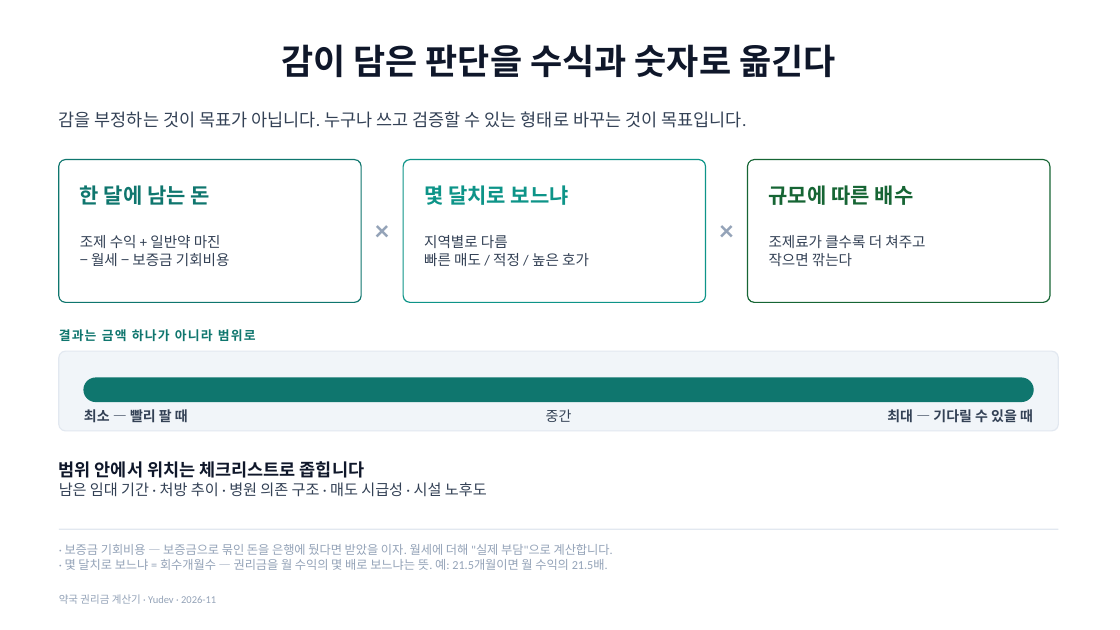
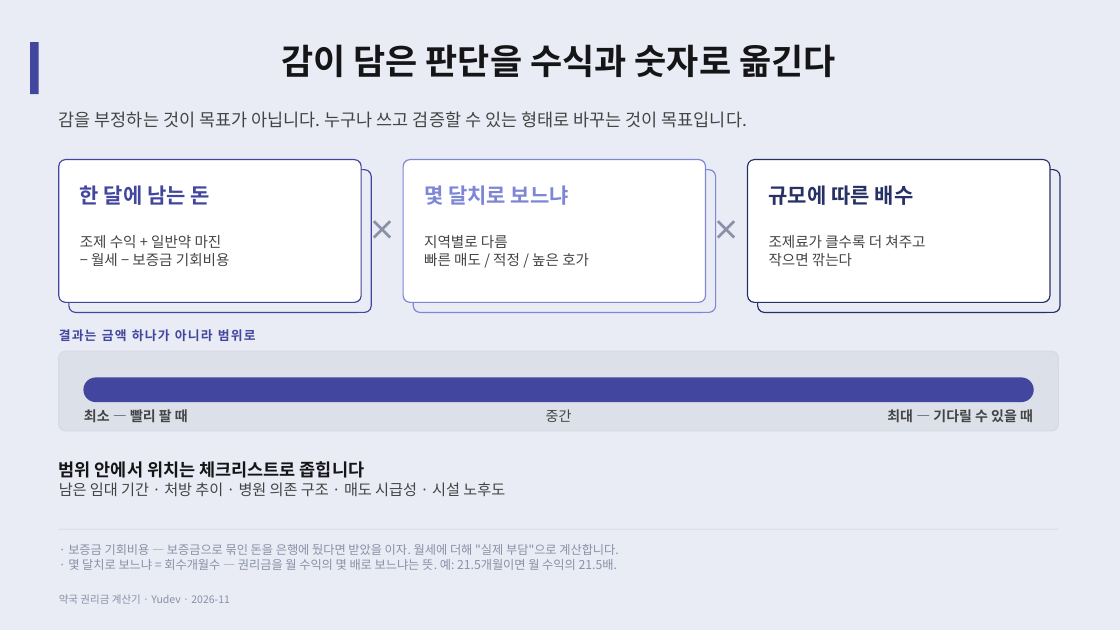
Before and after one commit to YUSEONCHUN/calculating, a slide deck: slide 5 of doc/slides/권리금계산기_프로젝트.pptx. Drawn at 1120x630 pixels with LibreOffice and Linux fonts; fonts in the diff are those of the drawing. Boxes give left, top, right and bottom in pixels: in the first picture for what was removed or moved away, otherwise in the second. Text is boxed around its words. In the diff, an @@ line names an element or a change of style, - is before the commit and + after.

```diff
--- a/doc/slides/권리금계산기_프로젝트.pptx
+++ b/doc/slides/권리금계산기_프로젝트.pptx
@@ background #FFFFFF to #E9ECF4 @@
@@ rectangle added at (30, 42, 39, 94), fill #42469F @@
@@ title "감이 담은 판단을 수식과 숫자로 ..." at (281, 44, 836, 77): font Cambria to Noto Sans CJK KR, text colour #0F172A to #151517 @@
@@ rounded rectangle added at (59, 160, 361, 302), fill #FFFFFF, outline #42469F 1 pt @@
@@ rounded rectangle: place and size @@
-rounded rectangle at (59, 160, 361, 302)
+rounded rectangle at (69, 170, 371, 313)
@@ rounded rectangle at (69, 170, 371, 313): fill #FFFFFF to #E9ECF4; outline #0F766E 1 pt to #42469F 1 pt @@
@@ text "한 달에 남는 돈" at (80, 185, 210, 205): font Calibri to Noto Sans CJK KR, text colour #0F766E to #42469F @@
@@ rounded rectangle at (403, 160, 706, 302): outline #0D9488 1 pt to #7E86D6 1 pt @@
@@ rounded rectangle added at (413, 170, 716, 313), fill #E9ECF4, outline #7E86D6 1 pt @@
@@ text "몇 달치로 보느냐" at (424, 185, 569, 205): font Calibri to Noto Sans CJK KR, text colour #0D9488 to #7E86D6 @@
@@ rounded rectangle at (748, 160, 1050, 302): outline #166534 1 pt to #273164 1 pt @@
@@ rounded rectangle added at (758, 170, 1060, 313), fill #E9ECF4, outline #273164 1 pt @@
@@ text "규모에 따른 배수" at (769, 185, 914, 205): font Calibri to Noto Sans CJK KR, text colour #166534 to #273164 @@
@@ font Calibri to Noto Sans CJK KR, text colour #94A3B8 to #8A90A8 in 4 elements at (59, 594, 230, 604), (68, 544, 618, 570), (361, 208, 403, 250), (706, 208, 748, 250) @@
@@ text "결과는 금액 하나가 아니라 범위로" at (59, 329, 256, 341): font Calibri to Noto Sans CJK KR, text colour #0F766E to #42469F @@
@@ rounded rectangle at (59, 351, 1059, 431): fill #F1F5F9 to #DCE0E9; outline #E2E8F0 1 pt to #D6DAE5 1 pt @@
@@ rounded rectangle at (84, 378, 1033, 402): fill #0F766E to #42469F; outline #0F766E 1 pt to #42469F 1 pt @@
@@ font Calibri to Noto Sans CJK KR, text colour #334155 to #444444 in 7 elements at (59, 111, 748, 128), (80, 235, 230, 266), (424, 235, 589, 266), (769, 235, 925, 266), (84, 407, 188, 425), (546, 409, 572, 422), (887, 409, 1033, 423) @@
@@ text "범위 안에서 위치는 체크리스트로 좁힙니다" at (59, 461, 505, 496): font Calibri to Noto Sans CJK KR; text colour #0F172A to #151517 in "범위 안에서 위치는 체크리스트로 좁힙니다"; text colour #334155 to #444444 in "남은 임대 기간 · 처방 추이 · ..." @@
@@ line (59, 529) - (1059, 529): stroke #E2E8F0 1 pt to #DCE0E9 1 pt @@
```
Also in this commit, not shown: 26 other slides changed, 4 other files.
